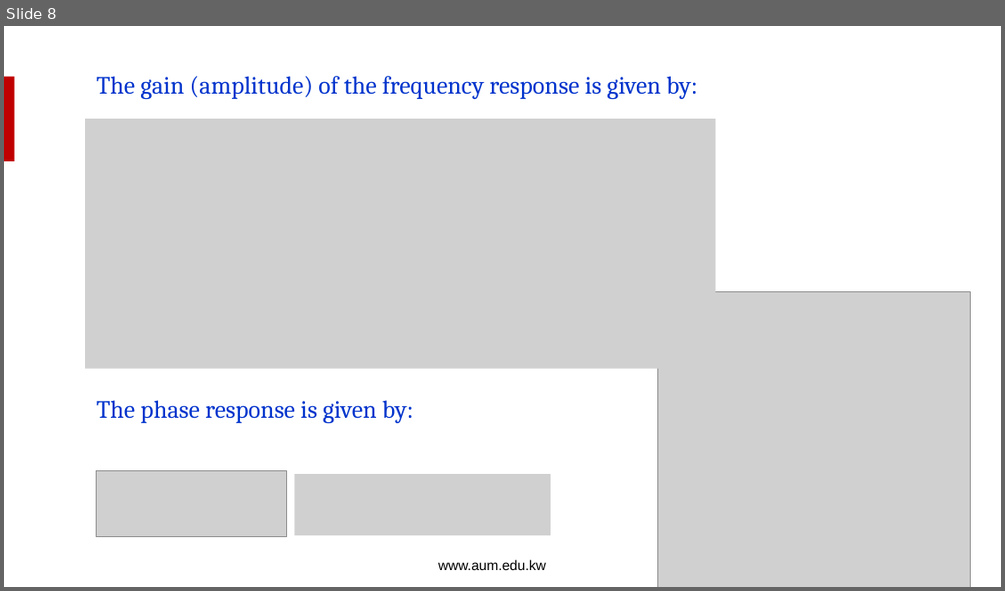
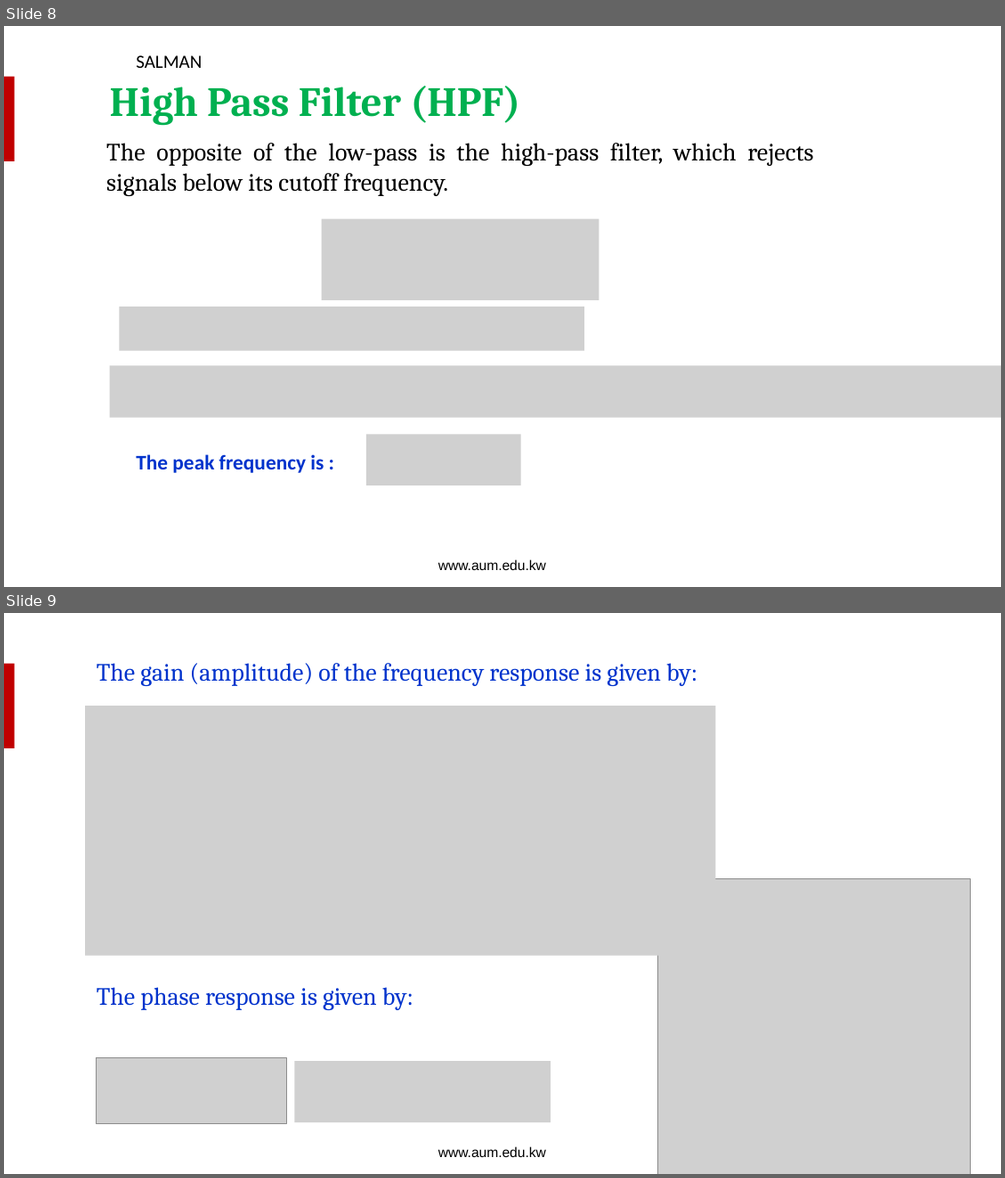
Before and after one commit to salmanrazzaq1993/AUM-WORK, a slide deck: PP WORK/Instructor Version/Week 7/Week 7 Lecture 1 - Filters B.pptx. Shown one above the other, each under a label of ours: slide 8 before the commit, slides 8 and 9 after it. The pictures are 1005x591 and 1005x1178 pixels, drawn with LibreOffice and Linux fonts; fonts in the diff are those of the drawing; grey boxes stand for pictures; background and template pictures are left out. Boxes give left, top, right and bottom in pixels: in the first picture for what was removed or moved away, otherwise in the second. Text is boxed around its words. In the diff, an @@ line names an element or a change of style, - is before the commit and + after.

```diff
--- a/PP WORK/Instructor Version/Week 7/Week 7 Lecture 1 - Filters B.pptx
+++ b/PP WORK/Instructor Version/Week 7/Week 7 Lecture 1 - Filters B.pptx
@@ slide 8 added at box(4, 26, 1001, 587), background picture (left out); not listed: 2 template elements that a slide beside it also shows @@
@@ text added at box(136, 55, 202, 68), 18 pt, text #000000 @@
+SALMAN
@@ text added at box(110, 86, 520, 126), 40 pt, text #00B050, bold @@
+High Pass Filter (HPF)
@@ text added at box(106, 143, 813, 196), 24 pt, text #000000 @@
+The opposite of the low-pass is the high-pass filter, which rejects signals below its cutoff frequency.
@@ picture added at box(322, 219, 599, 300) @@
@@ picture added at box(119, 306, 584, 351) @@
@@ picture added at box(109, 365, 1001, 417) @@
@@ picture added at box(366, 435, 521, 485) @@
@@ text added at box(136, 454, 324, 473), 20 pt, text #0033CC, bold @@
+The peak frequency is :
@@ what was slide 8 is now slide 9 @@
```
Also in this commit, not shown: 16 slides changed, 3 other slides added.
